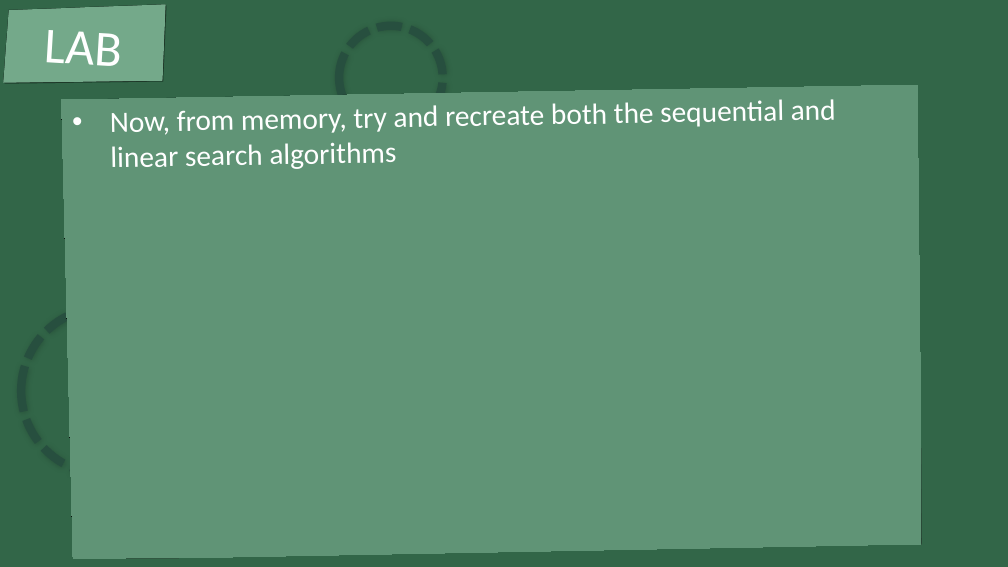
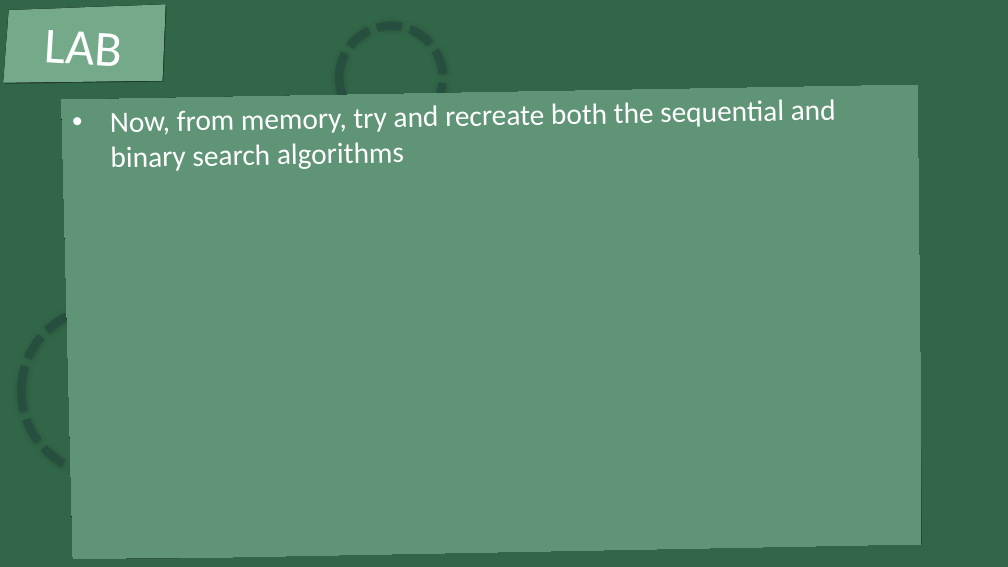
Before and after one commit to JAEOStudios/DP-Computer-Science, a slide deck: slide 16 of Lessons/Lesson B2-10 - Searching Algorithms.pptx. Drawn at 1008x567 pixels with LibreOffice and Linux fonts; fonts in the diff are those of the drawing. Boxes give left, top, right and bottom in pixels: in the first picture for what was removed or moved away, otherwise in the second. Text is boxed around its words. In the diff, an @@ line names an element or a change of style, - is before the commit and + after.

```diff
--- a/Lessons/Lesson B2-10 - Searching Algorithms.pptx
+++ b/Lessons/Lesson B2-10 - Searching Algorithms.pptx
@@ text in rectangle at (x1=110, y1=99, x2=836, y2=171): text changed @@
-• Now, from memory, try and recreate both the sequential and linear search algorithms
+• Now, from memory, try and recreate both the sequential and binary search algorithms
```
Also in this commit, not shown: 1 other slide changed, 2 other files.
